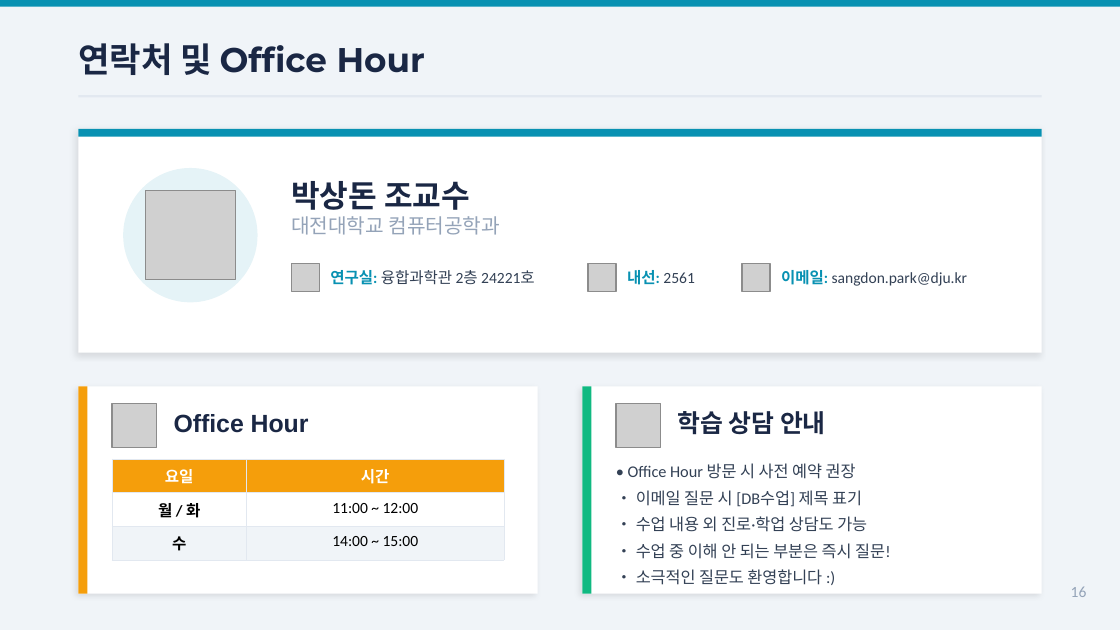
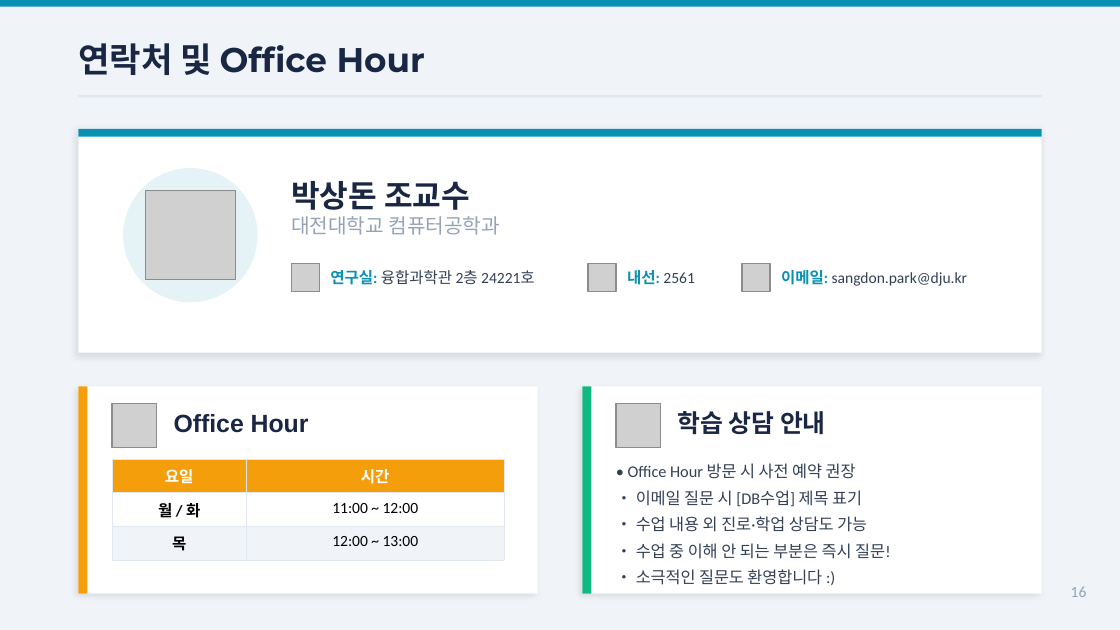
Before and after one commit to Sangdon-Park/Sangdon-Park.github.io, a slide deck: slide 16 of data/DB시스템/0장_데이터베이스시스템_Preview.pptx. Drawn at 1120x630 pixels with LibreOffice and Linux fonts; fonts in the diff are those of the drawing; grey boxes stand for pictures. Boxes give left, top, right and bottom in pixels: in the first picture for what was removed or moved away, otherwise in the second. Text is boxed around its words. In the diff, an @@ line names an element or a change of style, - is before the commit and + after.

Commit message:
chore: refresh db systems preview pptx and pdf

```diff
--- a/data/DB시스템/0장_데이터베이스시스템_Preview.pptx
+++ b/data/DB시스템/0장_데이터베이스시스템_Preview.pptx
@@ table at (112, 459, 504, 555) @@
-row 3, column 1: 수
+row 3, column 1: 목
-row 3, column 2: 14:00 ~ 15:00
+row 3, column 2: 12:00 ~ 13:00
```
Also in this commit, not shown: 1 other file.
